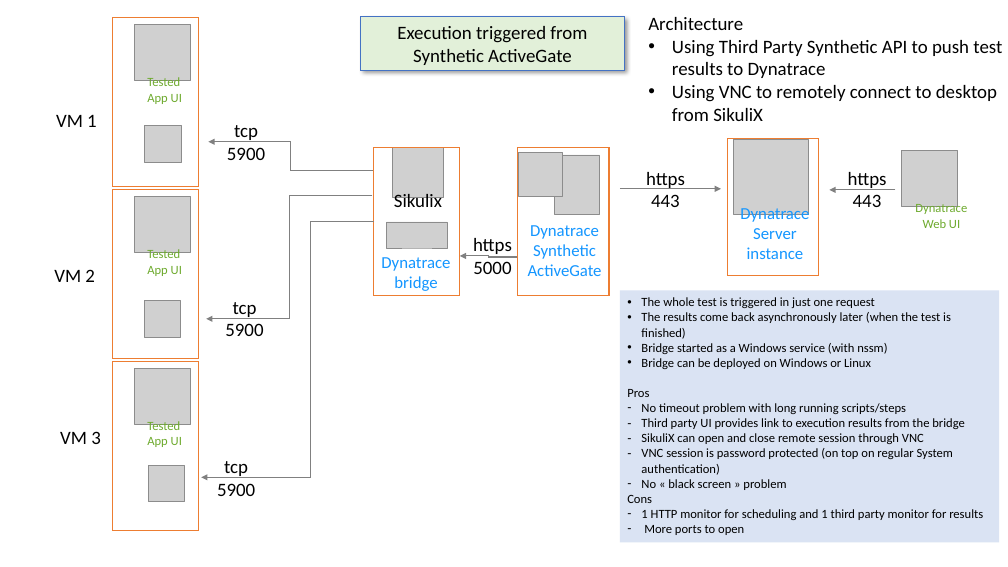
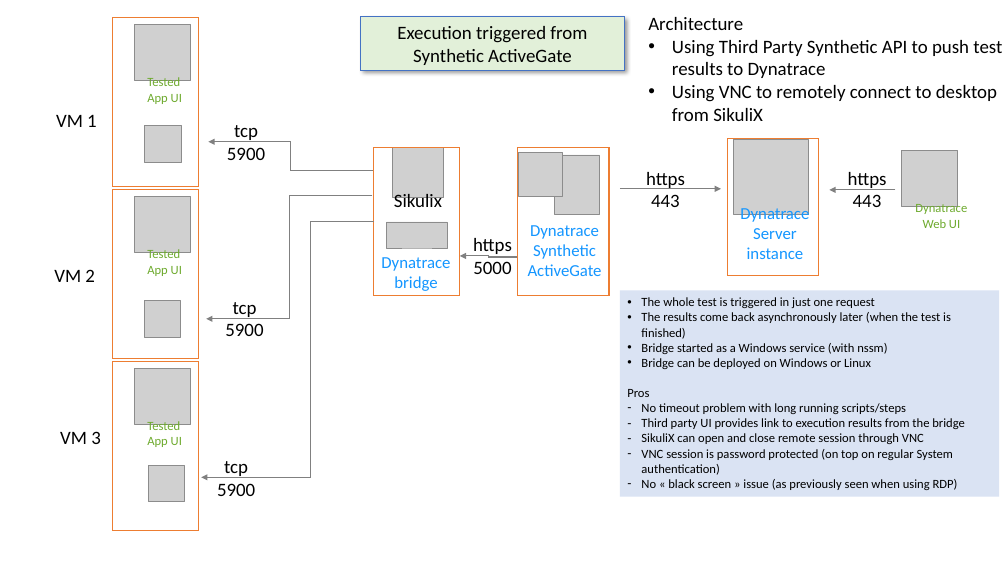
Before and after one commit to LO-RAN/dt_sikulix_bridge, a slide deck: slide 1 of documentation/dt_sikulix_bridge.pptx. Drawn at 1008x567 pixels with LibreOffice and Linux fonts; fonts in the diff are those of the drawing; grey boxes stand for pictures; background and template pictures are left out. Boxes give left, top, right and bottom in pixels: in the first picture for what was removed or moved away, otherwise in the second. Text is boxed around its words. In the diff, an @@ line names an element or a change of style, - is before the commit and + after.

```diff
--- a/documentation/dt_sikulix_bridge.pptx
+++ b/documentation/dt_sikulix_bridge.pptx
@@ rectangle "The whole test is triggered ...": place and size @@
-rectangle "The whole test is triggered ..." at box(620, 290, 1000, 542)
+rectangle "The whole test is triggered ..." at box(620, 290, 1000, 497)
@@ text in rectangle at box(641, 479, 958, 490): text changed @@
-– No « black screen » problem
-Cons
-– 1 HTTP monitor for scheduling and 1 third party monitor for results
-– More ports to open
+– No « black screen » issue (as previously seen when using RDP)
```
